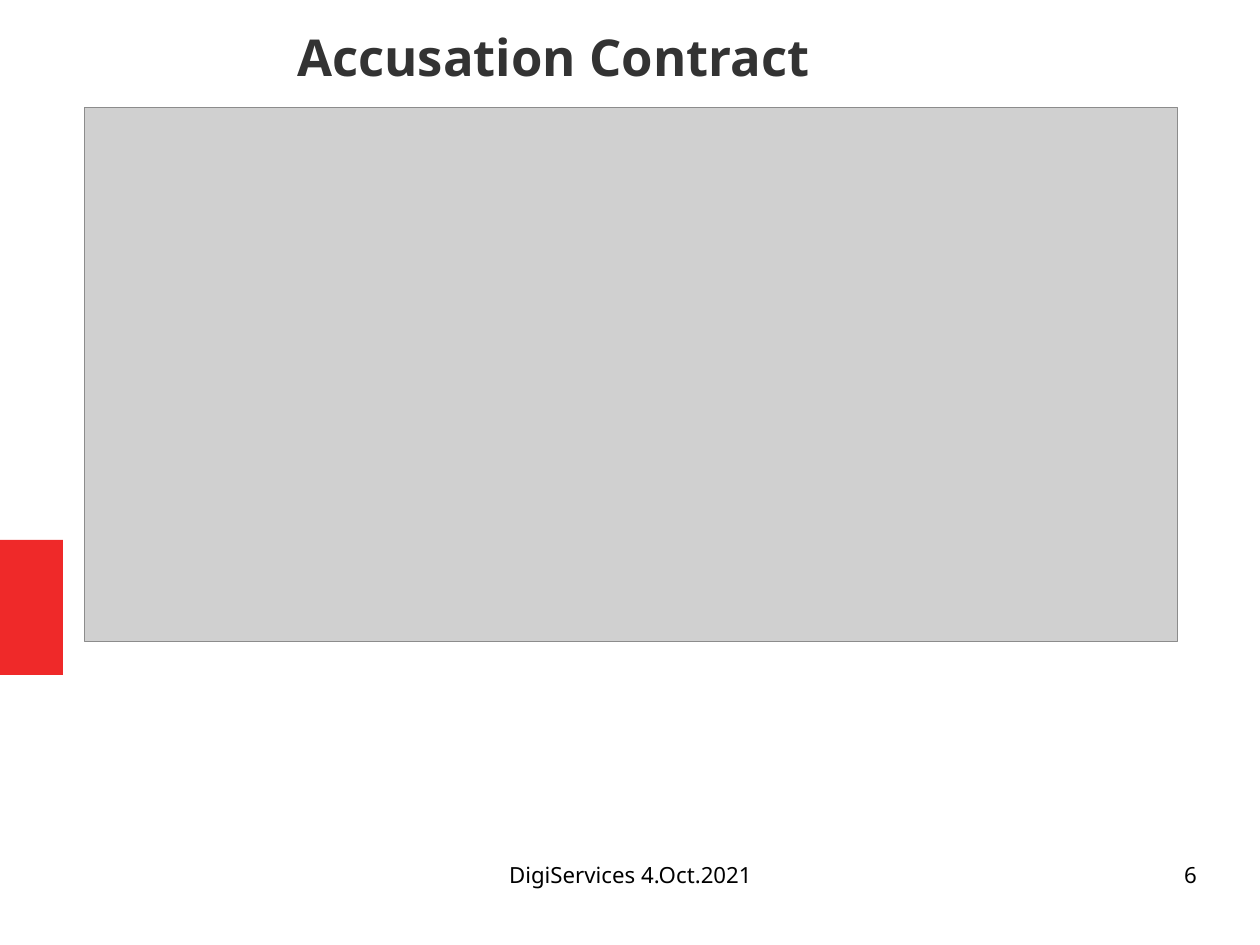
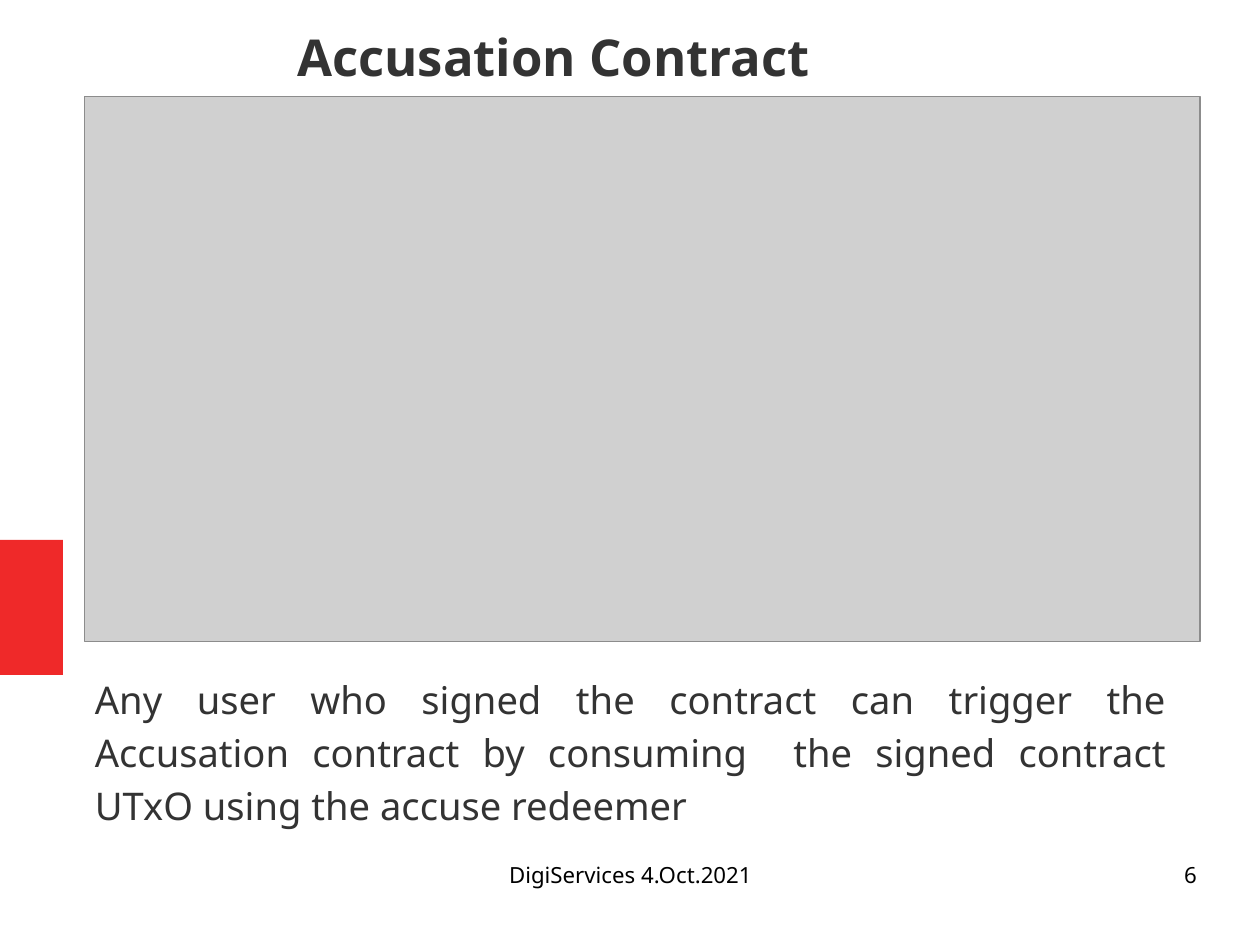
Before and after one commit to GabriIT/HackTh_Digiservices, a slide deck: slide 6 of DigiSerivces_Presentation_4_Oct_2021.odp. Drawn at 1260x945 pixels with LibreOffice and Linux fonts; fonts in the diff are those of the drawing; grey boxes stand for pictures. Boxes give left, top, right and bottom in pixels: in the first picture for what was removed or moved away, otherwise in the second. Text is boxed around its words. In the diff, an @@ line names an element or a change of style, - is before the commit and + after.

```diff
--- a/DigiSerivces_Presentation_4_Oct_2021.odp
+++ b/DigiSerivces_Presentation_4_Oct_2021.odp
@@ picture: place and size @@
-picture at [85, 107, 1178, 641]
+picture at [85, 96, 1201, 640]
@@ text added at [95, 685, 1166, 829], 24 pt, text #333333 @@
+Any user who signed the contract can trigger the Accusation contract by consuming the signed contract UTxO using the accuse redeemer
```
Also in this commit, not shown: 2 other slides changed.
